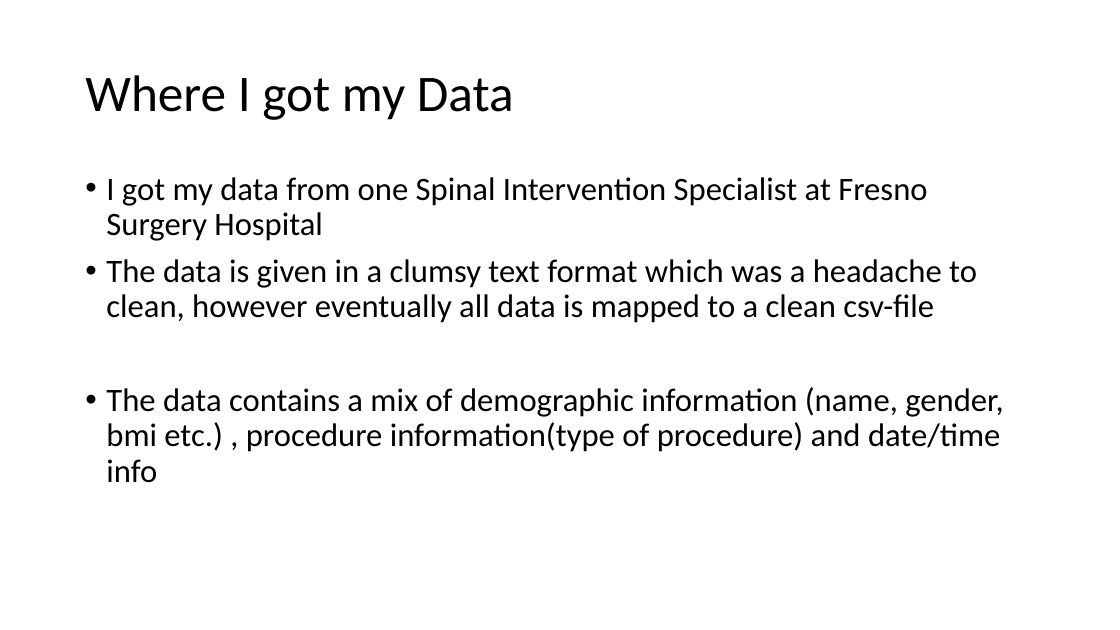
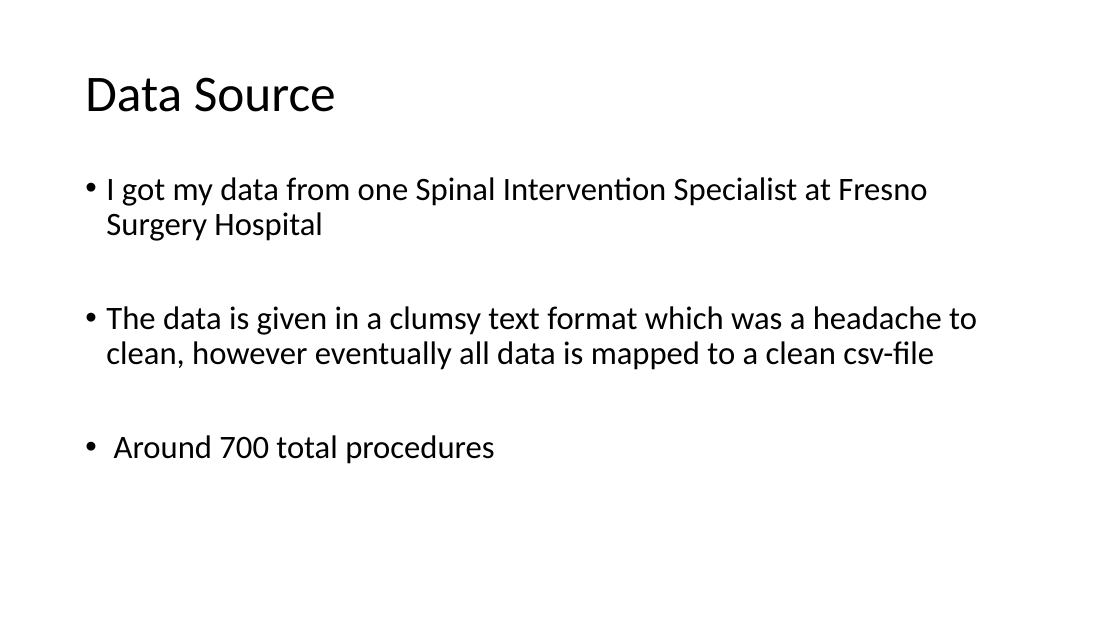
Before and after one commit to j-v-k/sfdat28, a slide deck: slide 5 of JVK-HOS Project/PREDICTING _PROCEDURE _TIMES.pptx (slide 3 before the commit). Drawn at 1120x630 pixels with LibreOffice and Linux fonts; fonts in the diff are those of the drawing. Boxes give left, top, right and bottom in pixels: in the first picture for what was removed or moved away, otherwise in the second. Text is boxed around its words. In the diff, an @@ line names an element or a change of style, - is before the commit and + after.

```diff
--- a/JVK-HOS Project/PREDICTING _PROCEDURE _TIMES.pptx
+++ b/JVK-HOS Project/PREDICTING _PROCEDURE _TIMES.pptx
@@ title at [85,77,336,112]: text changed @@
-Where I got my Data
+Data Source
@@ text at [114,435,494,464]: text changed @@
-• The data contains a mix of demographic information (name, gender, bmi etc.) , procedure information(type of procedure) and date/time info
+• Around 700 total procedures
```
Also in this commit, not shown: 2 other slides changed, 9 slides added, 42 other files.
